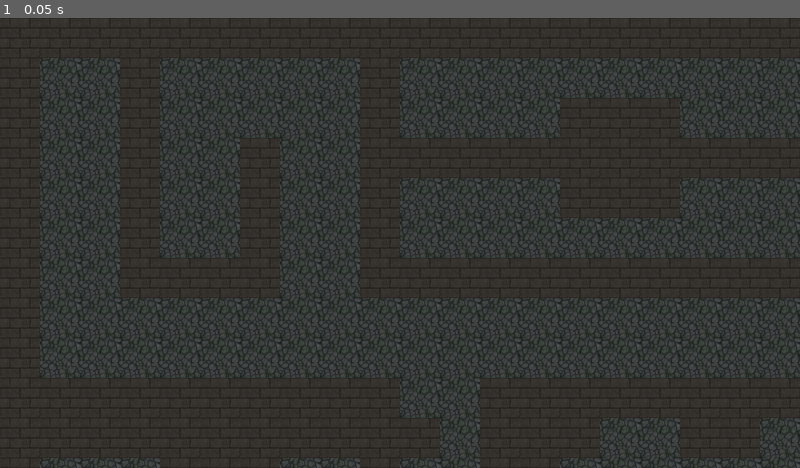
Above: before the commit, frame 1.
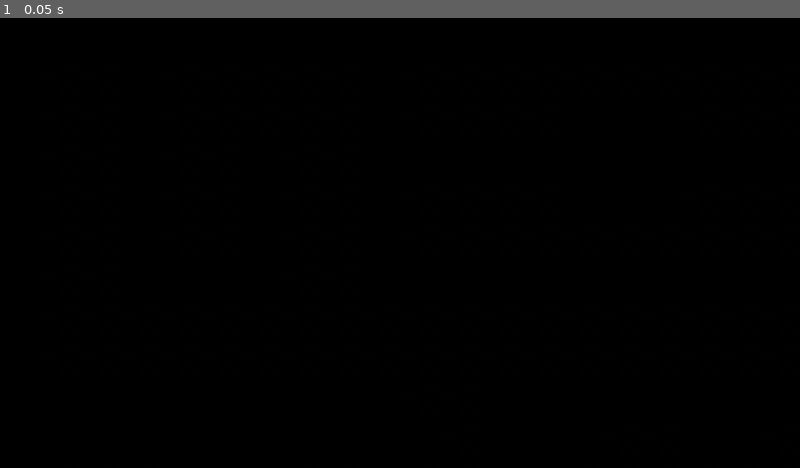
Above: after the commit, the same moment.

Repository: iabadie/The-maze
Game: Godot game, scene res://scenes/Map.tscn
Two runs of this game, one before a commit and one after it. Both use one fixed random seed, a clock stepped at 60 frames per second and the inputs below. The project has no main scene, so this scene is started directly.
Inputs:
- Up to frame 1 (0.05 s): no input

The runs differ from the first frame. In frame 1, 100% of the frame differs, in the area x 0-100%, y 0-100%.

Commit message:
map_darkScenery

Diff:
--- a/scenes/Map.tscn
+++ b/scenes/Map.tscn
@@ -6,6 +6,7 @@
 
 [node name="wall" type="TileMap" parent="." index="0"]
 
+light_mask = 31775
 mode = 0
 tile_set = ExtResource( 1 )
 cell_size = Vector2( 64, 64 )
@@ -23,7 +24,15 @@
 occluder_light_mask = 1
 format = 1
 tile_data = PoolIntArray( 0, 1, 0, 1, 1, 0, 2, 1, 0, 3, 1, 0, 4, 1, 0, 5, 1, 0, 6, 1, 0, 7, 1, 0, 8, 1, 0, 9, 1, 0, 10, …(70745 unchanged characters)…
+_sections_unfolded = [ "Cell", "Collision", "Material", "Occluder", "Pause", "Transform", "Visibility", "Z Index" ]
 
 [node name="Position2D" type="Position2D" parent="." index="1"]
 
 position = Vector2( 126, 112 )
+
+[node name="CanvasModulate" type="CanvasModulate" parent="." index="2"]
+
+self_modulate = Color( 0.960938, 0.942169, 0.942169, 1 )
+light_mask = 65665
+color = Color( 0.015625, 0.0150146, 0.0150146, 1 )
+_sections_unfolded = [ "Visibility" ]
